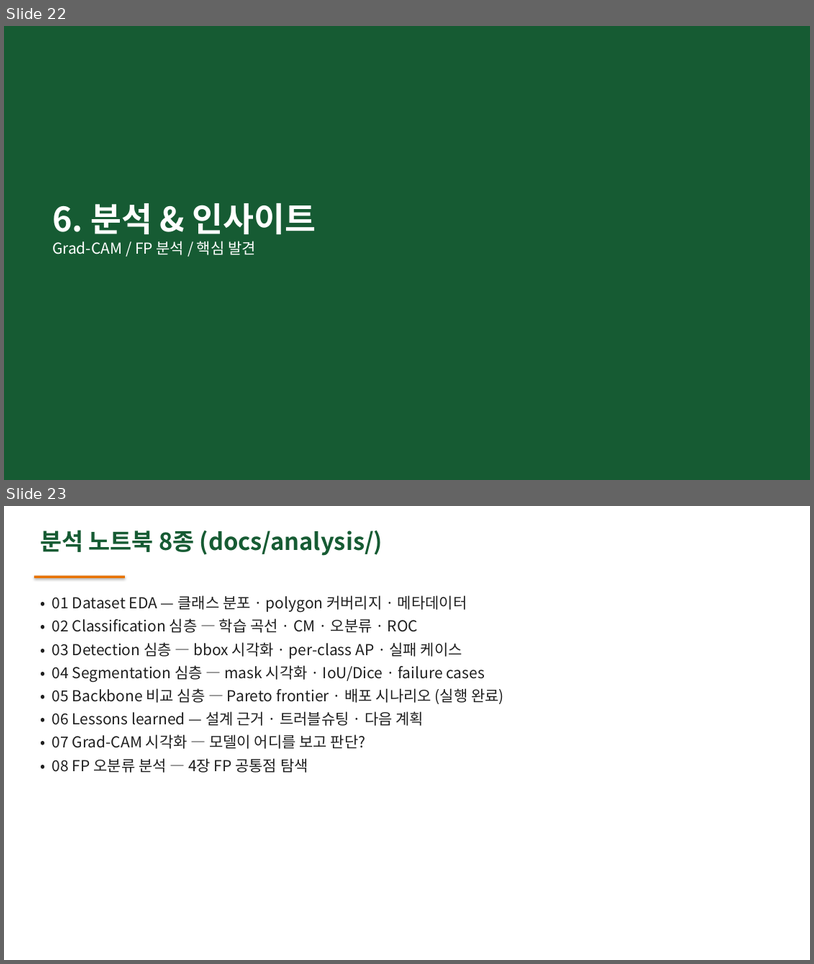
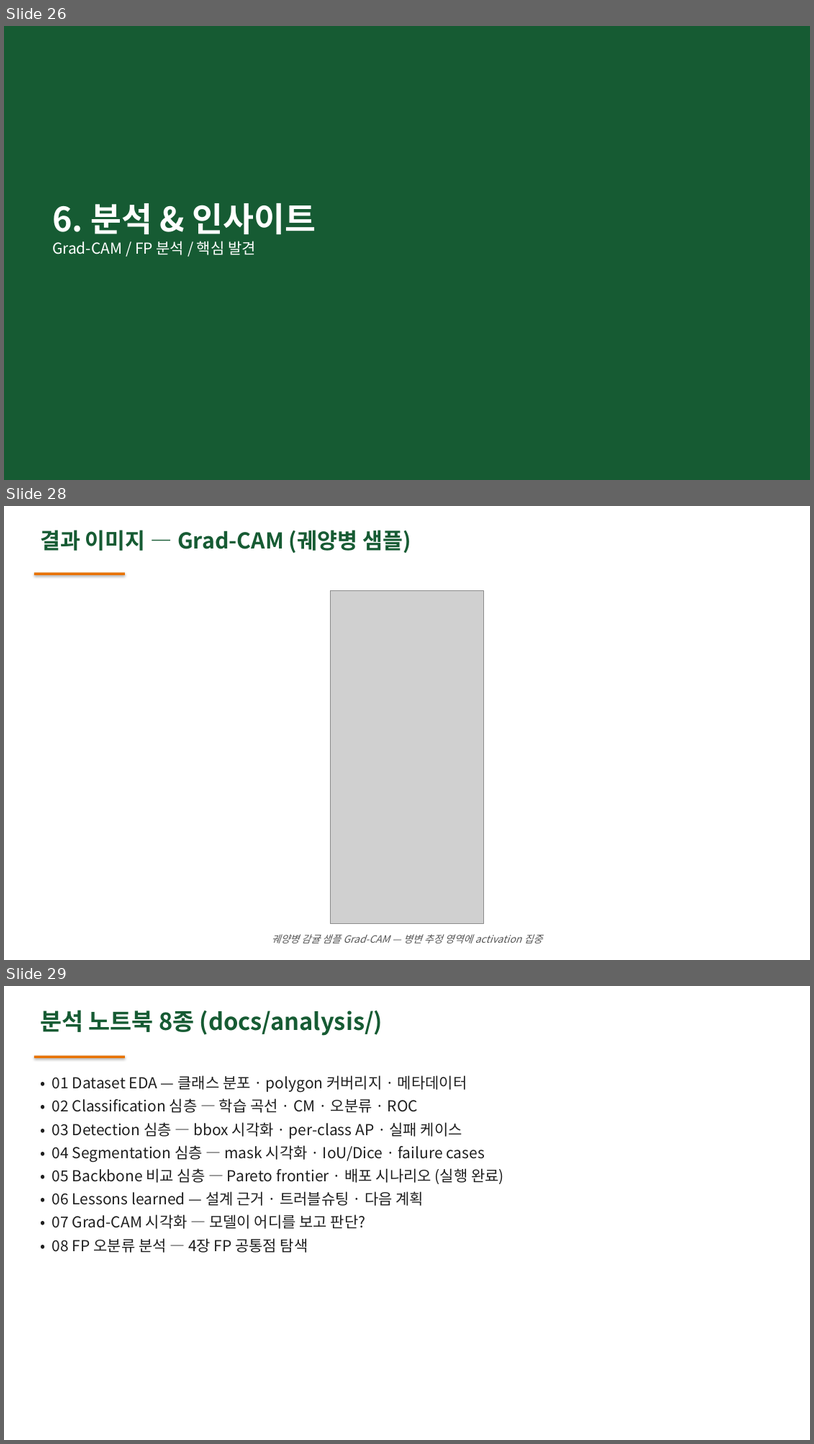
Before and after one commit to YBNML/disease_01, a slide deck: docs/disease_01_presentation.pptx. Shown one above the other, each under a label of ours: slides 22 and 23 before the commit, slides 26, 28 and 29 after it; the slides between them are not shown. The pictures are 814x964 and 814x1444 pixels, drawn with LibreOffice and Linux fonts; fonts in the diff are those of the drawing; grey boxes stand for pictures. Boxes give left, top, right and bottom in pixels: in the first picture for what was removed or moved away, otherwise in the second. Text is boxed around its words. In the diff, an @@ line names an element or a change of style, - is before the commit and + after.

```diff
--- a/docs/disease_01_presentation.pptx
+++ b/docs/disease_01_presentation.pptx
@@ slide 28 added at (4,506,810,960), background #FFFFFF @@
@@ text added at (40,530,412,553), 26 pt, text #165B33, bold @@
+결과 이미지 — Grad-CAM (궤양병 샘플)
@@ rectangle added at (34,572,125,575), fill #E87200 @@
@@ picture added at (331,591,484,924) @@
@@ text added at (272,934,543,943), 12 pt, text #555555, italic @@
+궤양병 감귤 샘플 Grad-CAM — 병변 추정 영역에 activation 집중
@@ what was slide 22 is now slide 26 @@
@@ what was slide 23 is now slide 29 @@
```
Also in this commit, not shown: 5 other slides added, 12 other files.
